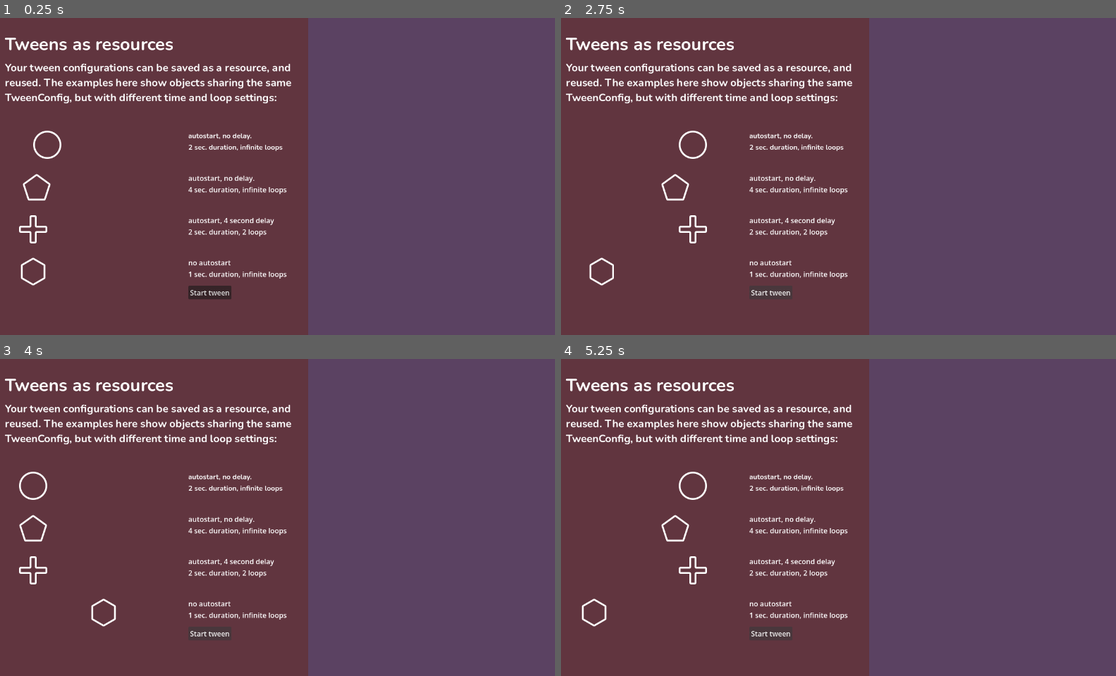
Above: before the commit, frames 1-4 (two rows, left to right).
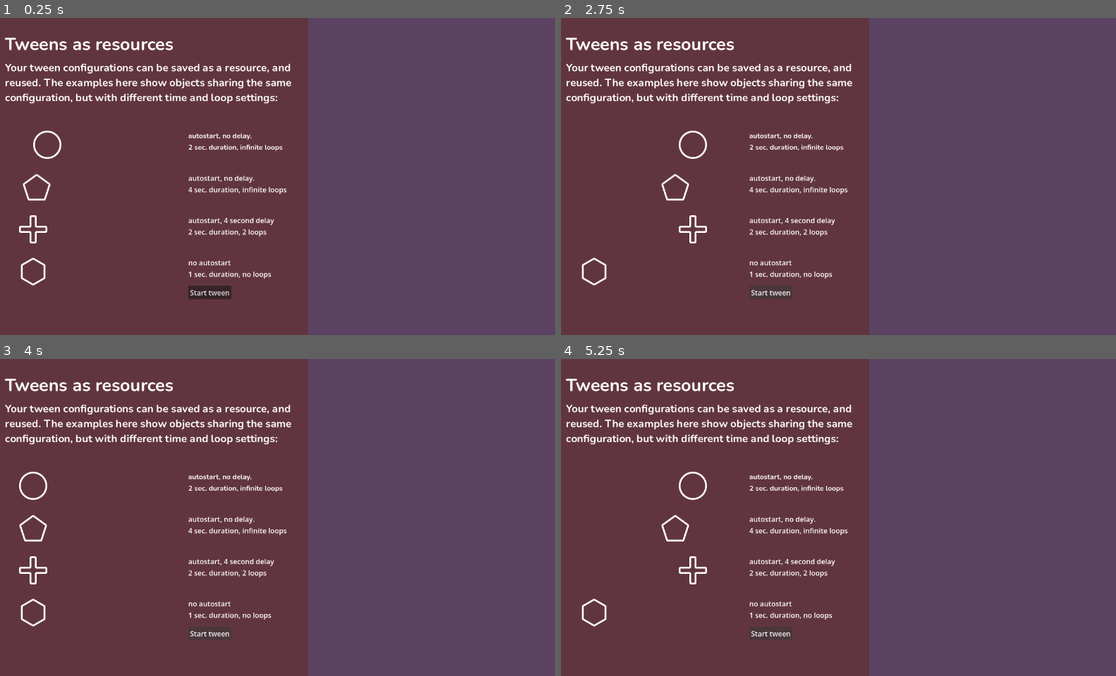
Above: after the commit, the same moments.

Repository: gurbsgurbs/tween-composer-godot
Game: Godot game, scene res://examples/001_shared_resource.tscn
Same seed, same stepped clock (60 frames per second), same inputs: the game is played once before the commit and once after it. The project has no main scene, so this scene is started directly.
Inputs:
- Up to frame 1 (0.25 s): no input
- Up to frame 2 (2.75 s): click "Start tween" at 0.5 s; click "Start tween" at 1.25 s; click "Start tween" at 2 s
- Up to frame 3 (4 s): no input
- Up to frame 4 (5.25 s): no input

The runs differ from the first frame. In frame 1, 0.8% of the frame differs, in the area x 0-52%, y 23-83%; in frame 2, 1.0%; in frame 3, 1.0%, in the area x 0-52%, y 23-85%; in frame 4, 0.8%.

Commit message:
added license to plugin folder + explanation improvements

Diff:
--- a/examples/001_shared_resource.tscn
+++ b/examples/001_shared_resource.tscn
@@ -92,7 +92,7 @@
 offset_top = 96.0
 offset_right = 688.0
 offset_bottom = 164.0
-text = "Your tween configurations can be saved as a resource, and reused. The examples here show objects sharing the same TweenConfig, but with different time and loop settings:"
+text = "Your tween configurations can be saved as a resource, and reused. The examples here show objects sharing the same configuration, but with different time and loop settings:"
 label_settings = ExtResource("2_uqgog")
 autowrap_mode = 3
 
@@ -169,7 +169,7 @@
 offset_right = 643.0
 offset_bottom = 593.0
 text = "no autostart
-1 sec. duration, infinite loops"
+1 sec. duration, no loops"
 vertical_alignment = 1
 
 [node name="Sprite2D4" type="Sprite2D" parent="." unique_id=25941154]
@@ -183,7 +183,7 @@
 tween_duration = 2.0
 autostart = false
 autostart_delay = 2.0
-loop_repetitions = 2
+loop = false
 persist_tween_information = true
 metadata/_custom_type_script = "uid://bepnihd7w544x"
 
--- a/examples/002_relative.tscn
+++ b/examples/002_relative.tscn
@@ -52,7 +52,7 @@
 offset_top = 96.0
 offset_right = 688.0
 offset_bottom = 164.0
-text = "Toggling the \"Relative\" boolean in the step configuration makes the properties change based on their current  value."
+text = "Enabling the \"Relative\" boolean in the step configuration makes the properties change based on their current  value."
 label_settings = ExtResource("2_p5isu")
 autowrap_mode = 3
 
@@ -73,7 +73,7 @@
 offset_top = 320.0
 offset_right = 240.0
 offset_bottom = 395.0
-text = "Note that Relative is TRUE by default. Some properties' behave better if the flag is set to FALSE (e.g. Modulate: You'll likely want the object to change to a specific color, not add/remove RGB)."
+text = "Note that Relative is TRUE by default. Some properties behave better if the flag is set to FALSE (e.g. Modulate: You'll likely want the object to change to a specific color, not add/remove RGB)."
 label_settings = ExtResource("3_2dlr4")
 autowrap_mode = 3
 
Not shown, added: addons/tween_composer/LICENSE
